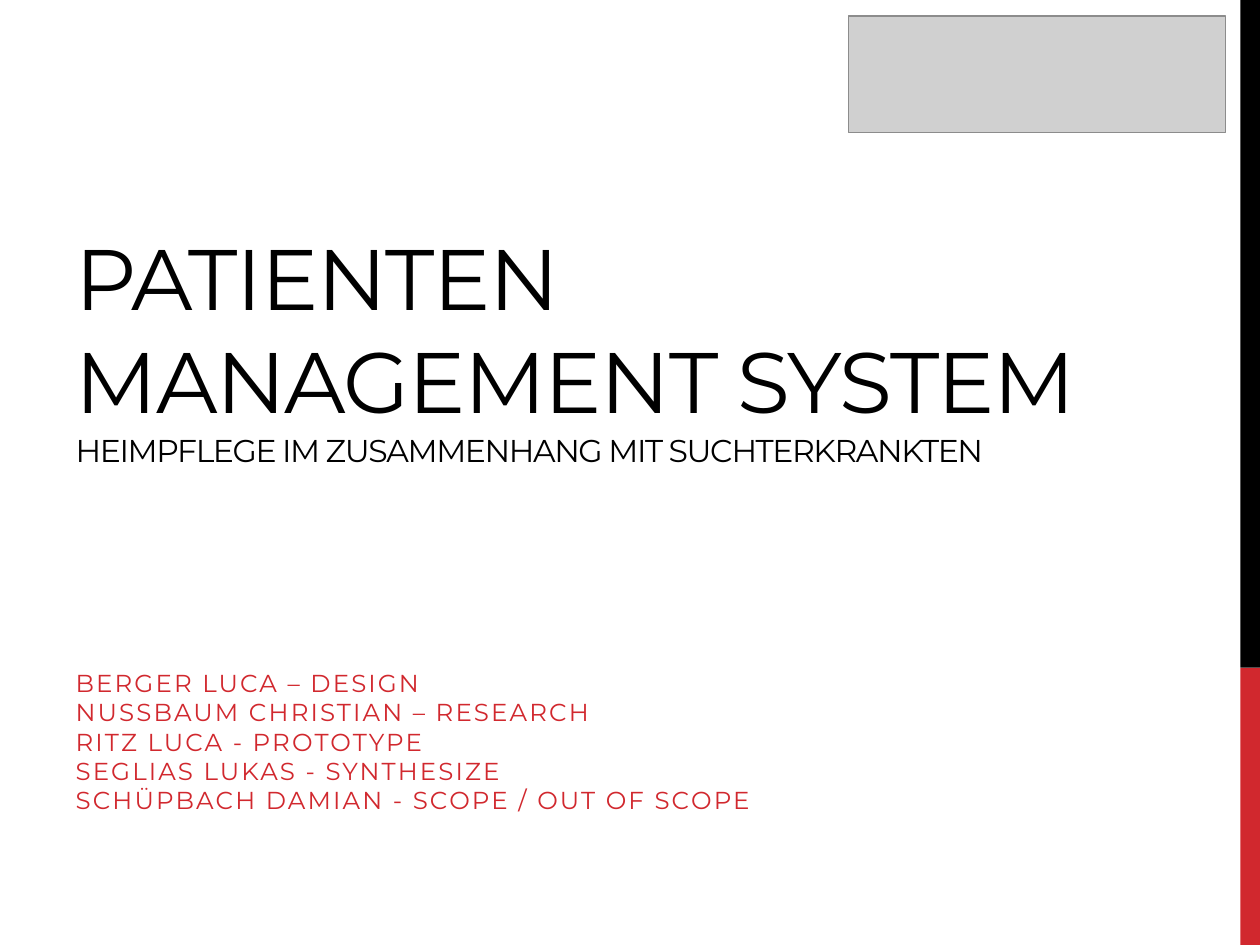
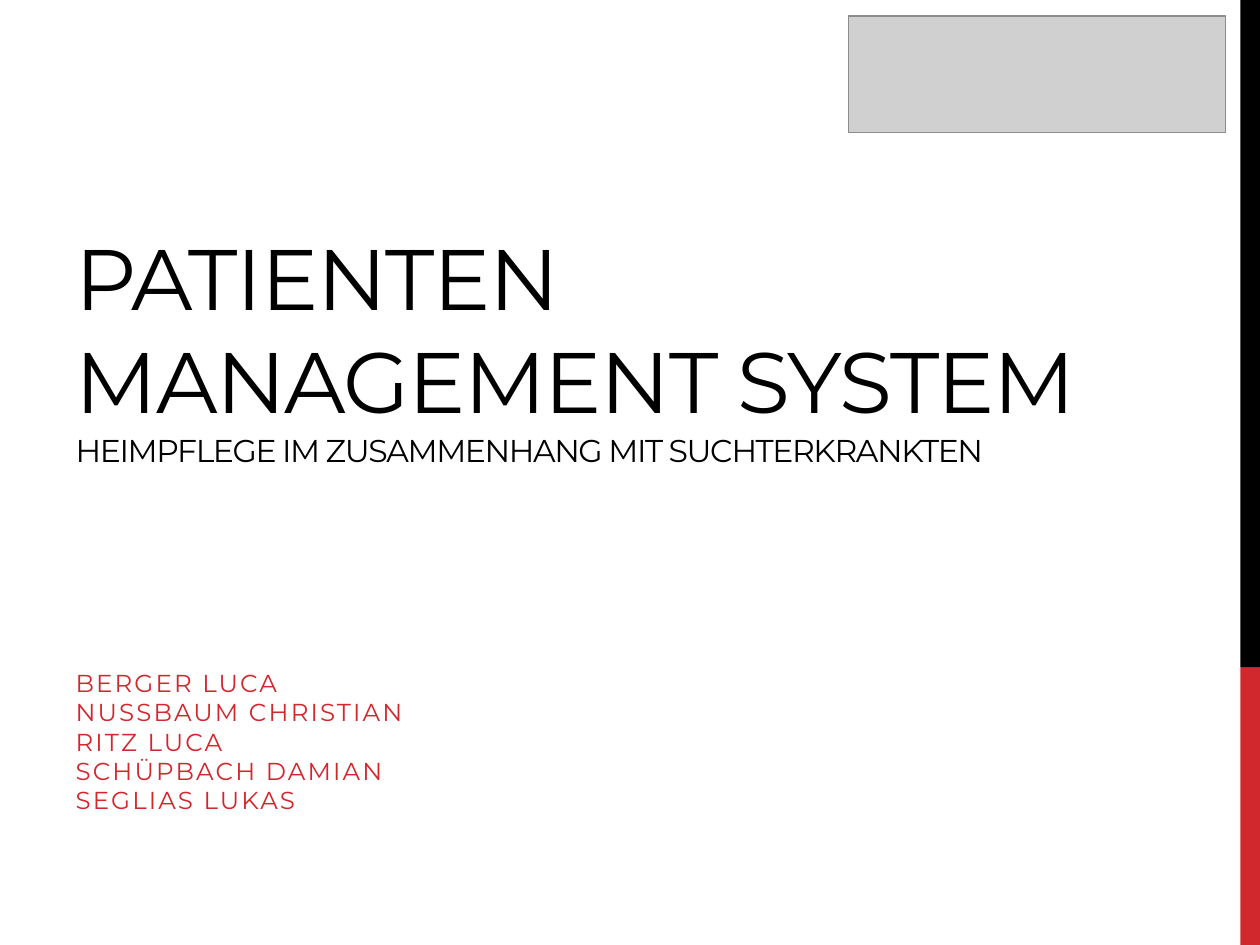
Before and after one commit to LucaRitz/ch.bfh.bti7081.s2019.blue, a slide deck: slide 1 of doc/task01/design_thinking.pptx. Drawn at 1260x945 pixels with LibreOffice and Linux fonts; fonts in the diff are those of the drawing; grey boxes stand for pictures. Boxes give left, top, right and bottom in pixels: in the first picture for what was removed or moved away, otherwise in the second. Text is boxed around its words. In the diff, an @@ line names an element or a change of style, - is before the commit and + after.

```diff
--- a/doc/task01/design_thinking.pptx
+++ b/doc/task01/design_thinking.pptx
@@ subtitle at box(76, 674, 402, 809): text changed @@
-BERGER LUCA – DESIGN
-NUSSBAUM CHRISTIAN – RESEARCH
-RITZ LUCA - PROTOTYPE
-SEGLIAS LUKAS - SYNTHESIZE
-SCHÜPBACH DAMIAN - SCOPE / OUT OF SCOPE
+BERGER LUCA
+NUSSBAUM CHRISTIAN
+RITZ LUCA
+SCHÜPBACH DAMIAN
+SEGLIAS LUKAS
```
Also in this commit, not shown: 4 other slides changed, 1 slide added.
